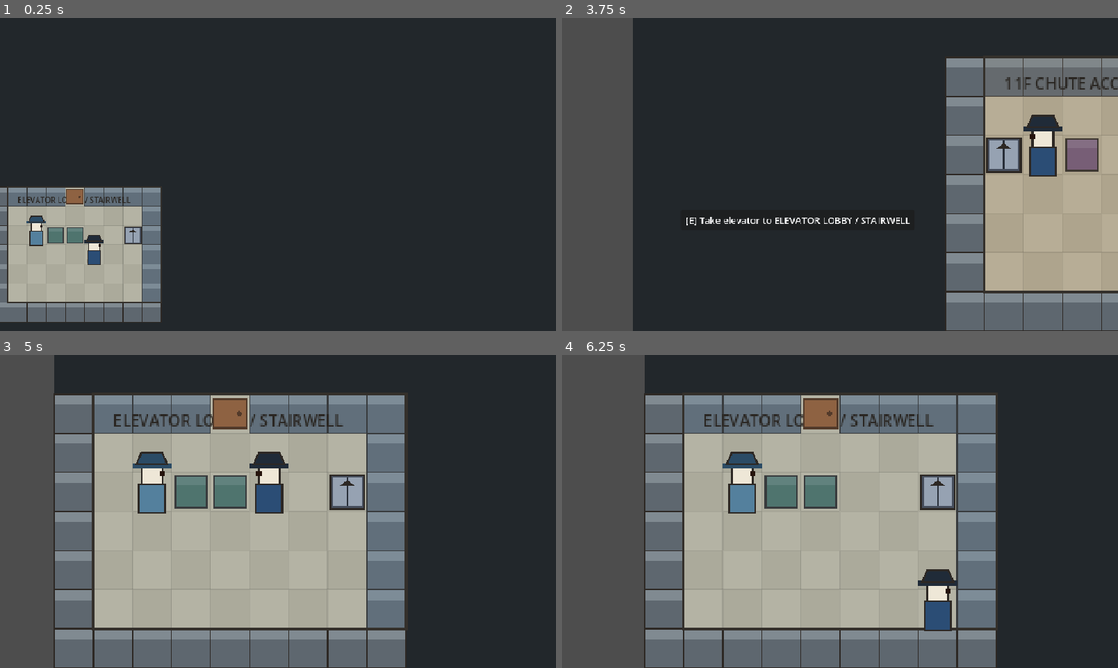
Above: before the commit, frames 1-4 (two rows, left to right).
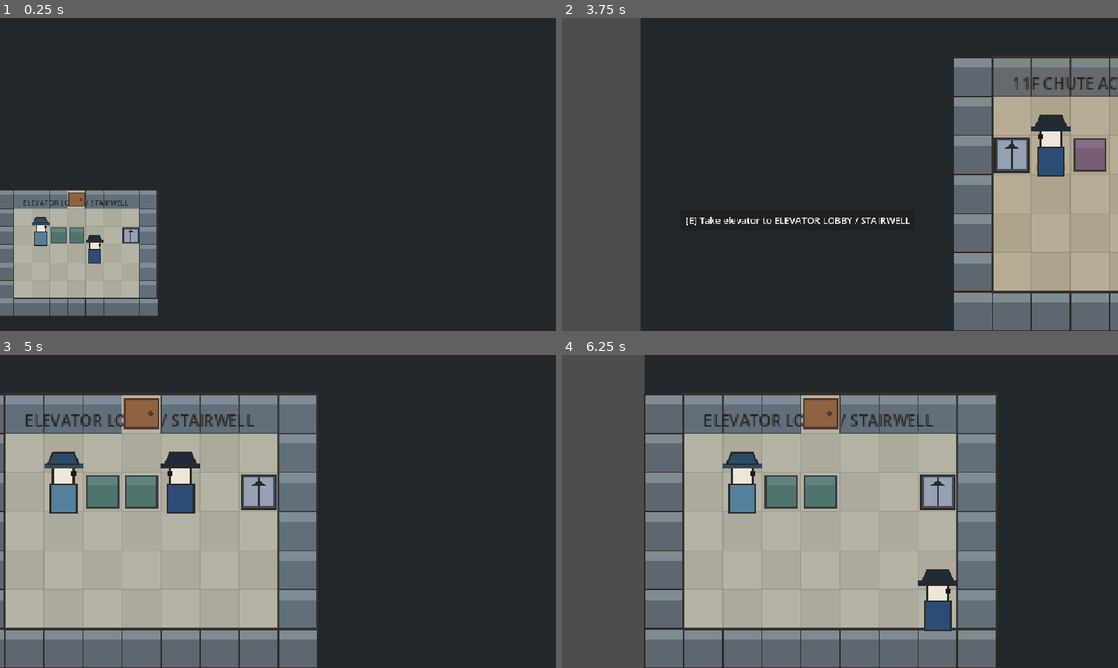
Above: after the commit, the same moments.

Repository: grand-cat-unknown/fred-the-detective
Game: Godot game, scene res://scenes/main.tscn
The game is run twice, just before and just after one commit, with the same random seed, the same clock (stepped at 60 frames per second) and the same inputs.
Inputs:
- Up to frame 1 (0.25 s): no input
- Up to frame 2 (3.75 s): tap Enter at 0.5, 2.75 s; hold Right (ui_right) 0.53-1.28 s; hold E (interact) 0.53-1.28 s; hold Down (ui_down) 1.28-2.03 s; tap E (interact) at 1.35, 2.85 s; tap Space at 2, 3.5 s; hold Right (ui_right) 2.03-2.78 s; hold E (interact) 2.03-2.78 s; hold Up (ui_up) 2.78-3.53 s; hold Left (ui_left) from 3.53 s (still down); hold E (interact) from 3.53 s (still down)
- Up to frame 3 (5 s): keep holding Left (ui_left); release E (interact) at 4.28 s; tap E (interact) at 4.35 s
- Up to frame 4 (6.25 s): release Left (ui_left) at 5.03 s; hold Down (ui_down) 5.03-5.78 s; hold E (interact) 5.03-5.78 s; hold Right (ui_right) from 5.78 s (still down); tap E (interact) at 5.85 s

The runs differ from the first frame. In frame 1, 4.1% of the frame differs, in the area x 0-29%, y 54-98%; in frame 2, 6.0%; in frame 3, 39%, in the area x 0-73%, y 0-100%; in frame 4, nothing differs.

Commit message:
Clean up zoom

Diff:
--- a/scripts/world/world_view.gd
+++ b/scripts/world/world_view.gd
@@ -46,7 +46,7 @@
 	set(value):
 		camera_padding = value
 		_apply_camera_to_room(true)
-@export_range(0.0, 3.0, 0.05, "or_greater") var camera_transition_seconds := 0.9:
+@export_range(0.0, 3.0, 0.05, "or_greater") var camera_transition_seconds := 1.3:
 	set(value):
 		camera_transition_seconds = value
 @export var editor_show_all_rooms := true:
Not shown, changed: public/index.pck
